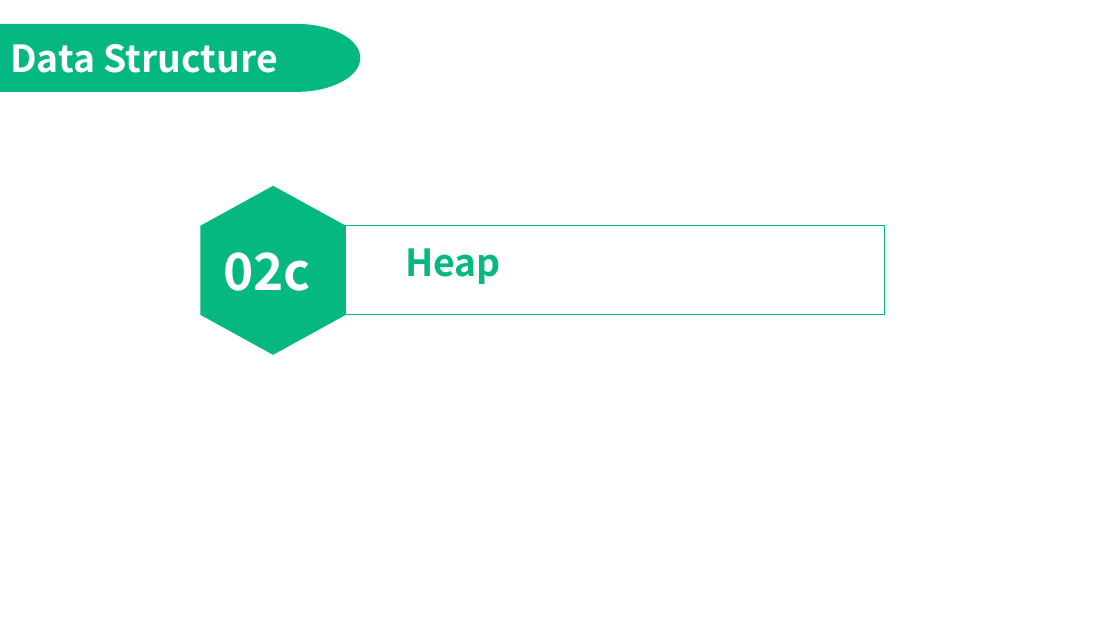
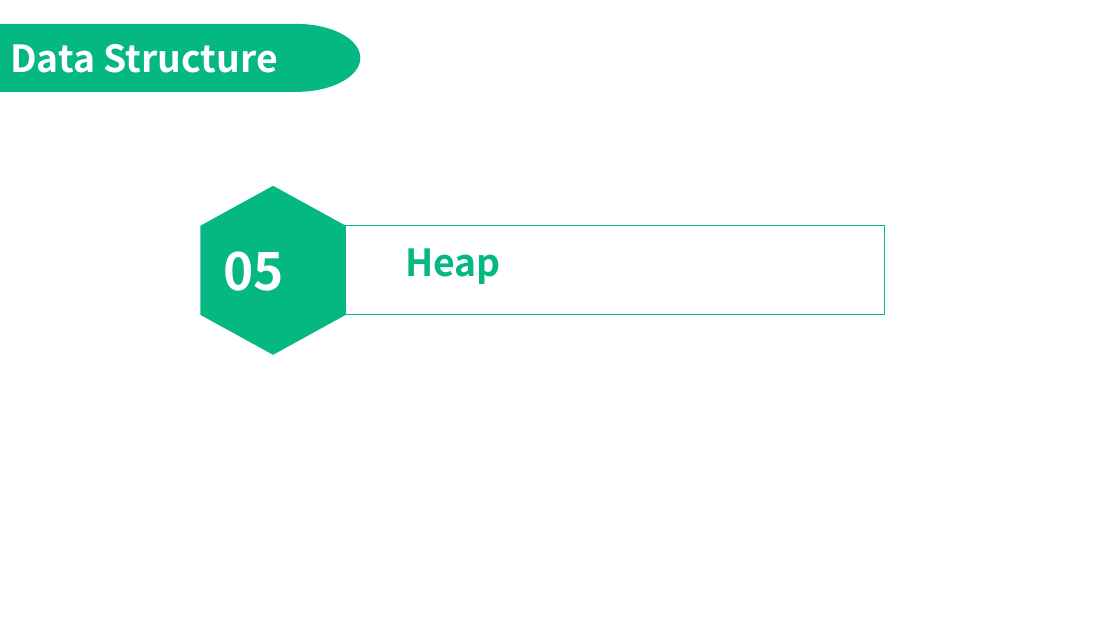
Before and after one commit to jimmyyih518/DSA2022Fall, a slide deck: slide 24 of week2/week2_slides.pptx (slide 11 before the commit). Drawn at 1120x630 pixels with LibreOffice and Linux fonts; fonts in the diff are those of the drawing. Boxes give left, top, right and bottom in pixels: in the first picture for what was removed or moved away, otherwise in the second. Text is boxed around its words. In the diff, an @@ line names an element or a change of style, - is before the commit and + after.

```diff
--- a/week2/week2_slides.pptx
+++ b/week2/week2_slides.pptx
@@ text at <box>223,251,284,291</box>: text changed @@
-02c
+05
```
Also in this commit, not shown: 6 other slides changed, 26 slides added, 4 slides removed, 5 other files.
